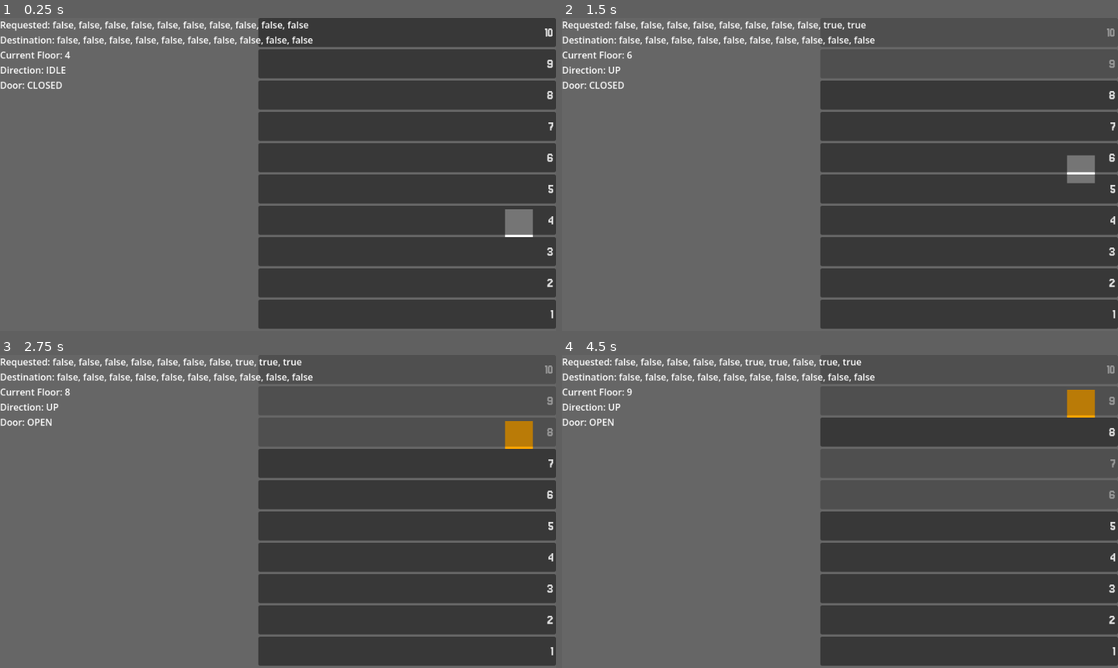
Above: before the commit, frames 1-4 (two rows, left to right).
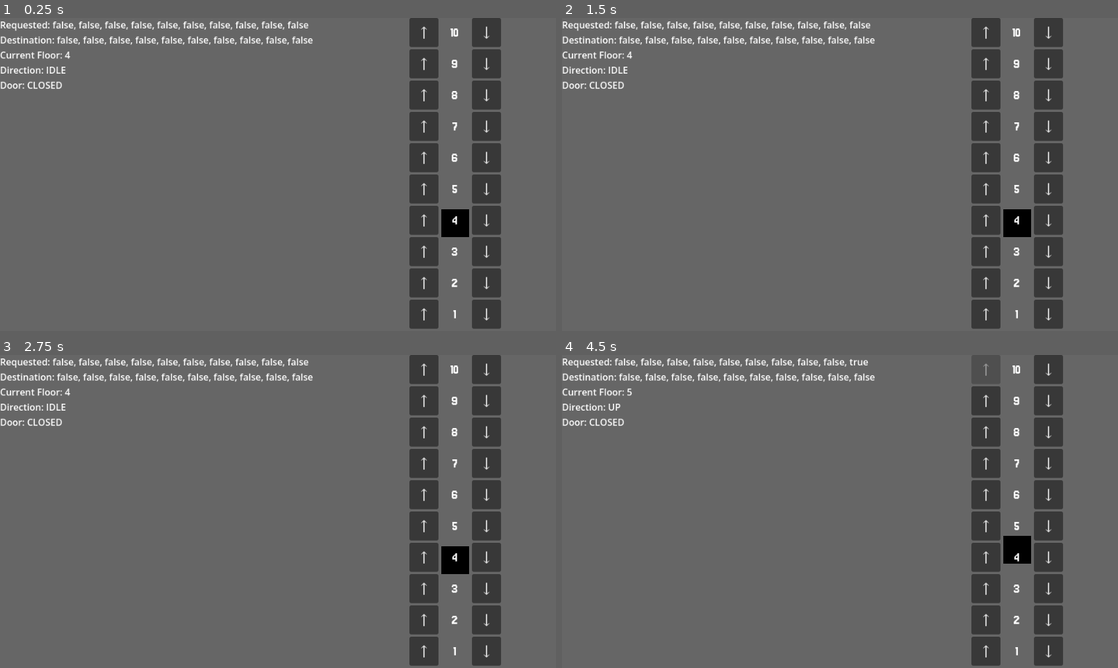
Above: after the commit, the same moments.

Repository: Victor-Wybenga/Elevator-Simulator
Game: Godot game, scene res://Scenes/main.tscn
Two runs of this game, one before a commit and one after it. Both use one fixed random seed, a clock stepped at 60 frames per second and the inputs below.
Inputs (mouse positions are in pixels of both pictures, inside the frame that each line leads up to):
- Up to frame 1 (0.25 s): no input
- Up to frame 2 (1.5 s): click (967, 33) at 0.5 s, where only the run before the commit has a clickable "10"; click (967, 64) at 1.25 s, where only the run before the commit has a clickable "9"
- Up to frame 3 (2.75 s): click (405, 433) at 2 s, where only the run before the commit has a clickable "8"
- Up to frame 4 (4.5 s): click (967, 464) at 2.75 s, where only the run before the commit has a clickable "7"; click (967, 495) at 3.5 s, where only the run before the commit has a clickable "6"; click (984, 370) at 4.25 s, where only the run after the commit has a clickable "↑"

The runs differ from the first frame. In frame 1, 40% of the frame differs, in the area x 46-100%, y 0-100%; in frame 2, 32%; in frame 3, 29%; in frame 4, 25%.

Commit message:
asdhuyfaufgkyuaweguyawef

Diff:
--- a/Assets/icon.svg
+++ /dev/null
@@ -1 +0,0 @@
-<svg xmlns="http://www.w3.org/2000/svg" width="128" height="128"><rect width="124" height="124" x="2" y="2" fill="#363d52" stroke="#212532" stroke-width="4" rx="14"/><g fill="#fff" transform="translate(12.322 12.322)scale(.101)"><path d="M105 673v33q407 354 814 0v-33z"/><path fill="#478cbf" d="m105 673 152 14q12 1 15 14l4 67 132 10 8-61q2-11 15-15h162q13 4 15 15l8 61 132-10 4-67q3-13 15-14l152-14V427q30-39 56-81-35-59-83-108-43 20-82 47-40-37-88-64 7-51 8-102-59-28-123-42-26 43-46 89-49-7-98 0-20-46-46-89-64 14-123 42 1 51 8 102-48 27-88 64-39-27-82-47-48 49-83 108 26 42 56 81zm0 33v39c0 276 813 276 814 0v-39l-134 12-5 69q-2 10-14 13l-162 11q-12 0-16-11l-10-65H446l-10 65q-4 11-16 11l-162-11q-12-3-14-13l-5-69z"/><path d="M483 600c0 34 58 34 58 0v-86c0-34-58-34-58 0z"/><circle cx="725" cy="526" r="90"/><circle cx="299" cy="526" r="90"/></g><g fill="#414042" transform="translate(12.322 12.322)scale(.101)"><circle cx="307" cy="532" r="60"/><circle cx="717" cy="532" r="60"/></g></svg>
--- a/Scenes/elevator.tscn
+++ b/Scenes/elevator.tscn
@@ -1,7 +1,7 @@
 [gd_scene format=3 uid="uid://u0iv0nayhn73"]
 
 [ext_resource type="Script" uid="uid://d6lq7box3ji7" path="res://Scripts/elevator.gd" id="1_cyba6"]
-[ext_resource type="Script" uid="uid://usb5bwwcwubg" path="res://Scenes/door_timer.gd" id="2_7i85y"]
+[ext_resource type="Script" uid="uid://usb5bwwcwubg" path="res://Scripts/door_timer.gd" id="2_7i85y"]
 
 [sub_resource type="RectangleShape2D" id="RectangleShape2D_ip31b"]
 size = Vector2(48, 48)
--- a/Scenes/main.tscn
+++ b/Scenes/main.tscn
@@ -8,14 +8,14 @@
 [node name="Main" type="Node2D" unique_id=824640743]
 
 [node name="Elevator" parent="." unique_id=670379961 instance=ExtResource("1_bo1nx")]
-position = Vector2(896, 354)
+position = Vector2(786, 354)
 
-[node name="ElevatorButtons" type="VBoxContainer" parent="." unique_id=1475753334]
+[node name="ElevatorButtons" type="GridContainer" parent="." unique_id=921421354]
 texture_filter = 1
-offset_left = 446.0
+offset_left = 707.0
 offset_right = 960.0
 offset_bottom = 536.0
-alignment = 1
+columns = 3
 script = ExtResource("2_8gbba")
 
 [node name="Queue" type="Label" parent="." unique_id=247635226]
--- a/Scripts/elevator.gd
+++ b/Scripts/elevator.gd
@@ -51,7 +51,7 @@
 		Door.OPENING: $ColorRect.color = Color.RED
 		Door.OPEN: $ColorRect.color = Color.ORANGE
 		Door.CLOSING: $ColorRect.color = Color.YELLOW
-		_: $ColorRect.color = Color.WHITE
+		_: $ColorRect.color = Color.BLACK
 
 func closest_floor_direction() -> Direction:
 	var next_floor = requested_floors.find(true) + 1
--- a/Scripts/make_call_buttons.gd
+++ b/Scripts/make_call_buttons.gd
@@ -1,5 +1,5 @@
 @tool
-extends VBoxContainer
+extends GridContainer
 
 @onready var font = load("res://Assets/font.ttf")
 
@@ -8,18 +8,34 @@
 # Called when the node enters the scene tree for the first time.
 func _ready() -> void:
 	for floor in range(10):
-		var button: Button = Button.new()
-		button.custom_minimum_size = Vector2(100, 50)
-		button.text = str(10 - floor)
-		button.add_theme_font_override("font", font)
-		button.add_theme_font_size_override("font_size", 25)
-		button.alignment = HORIZONTAL_ALIGNMENT_RIGHT
-		button.pressed.connect(_on_button_pressed.bind(10 - floor))
-		add_child(button)
+		var up: Button = Button.new()
+		up.custom_minimum_size = Vector2(50, 50)
+		up.text = "\u2191"
+		up.add_theme_font_override("font", font)
+		up.add_theme_font_size_override("font_size", 25)
+		up.pressed.connect(_on_button_pressed.bind(10 - floor))
+		self.add_child(up)
+
+		var text: Label = Label.new()
+		text.custom_minimum_size = Vector2(50, 50)
+		text.text = str(10 - floor)
+		text.horizontal_alignment = HORIZONTAL_ALIGNMENT_CENTER
+		text.vertical_alignment = VERTICAL_ALIGNMENT_CENTER
+		text.add_theme_font_override("font", font)
+		text.add_theme_font_size_override("font_size", 25)
+		self.add_child(text)
+
+		var down: Button = Button.new()
+		down.custom_minimum_size = Vector2(50, 50)
+		down.text = "\u2193"
+		down.add_theme_font_override("font", font)
+		down.add_theme_font_size_override("font_size", 25)
+		#down.pressed.connect(_on_button_pressed.bind(10 - floor))
+		self.add_child(down)
 
 func _on_button_pressed(floor: int) -> void:
-	get_child(10 - floor).disabled = true
+	self.get_child(3 * (10 - floor)).disabled = true
 	call_elevator.emit(floor)
 
 func _on_elevator_reached_floor(floor: int) -> void:
-	get_child(10 - floor).disabled = false
+	self.get_child(3 * (10 - floor)).disabled = false
--- a/project.godot
+++ b/project.godot
@@ -13,7 +13,6 @@
 config/name="Elevator-Simulator"
 run/main_scene="uid://elfqesmrvy21"
 config/features=PackedStringArray("4.6", "Forward Plus")
-config/icon="res://Assets/icon.svg"
 
 [display]
 
Binary file added: Assets/Characters/Adam_16x16.png
Not shown, added: Assets/Characters/Adam_16x16.png.import
Binary file added: Assets/Characters/Adam_idle_16x16.png
Not shown, added: Assets/Characters/Adam_idle_16x16.png.import
Binary file added: Assets/Characters/Adam_idle_anim_16x16.png
Not shown, added: Assets/Characters/Adam_idle_anim_16x16.png.import
Binary file added: Assets/Characters/Adam_phone_16x16.png
Not shown, added: Assets/Characters/Adam_phone_16x16.png.import
Binary file added: Assets/Characters/Adam_run_16x16.png
Not shown, added: Assets/Characters/Adam_run_16x16.png.import
Binary file added: Assets/Characters/Adam_sit2_16x16.png
Not shown, added: Assets/Characters/Adam_sit2_16x16.png.import
(and 61 more such lines)
